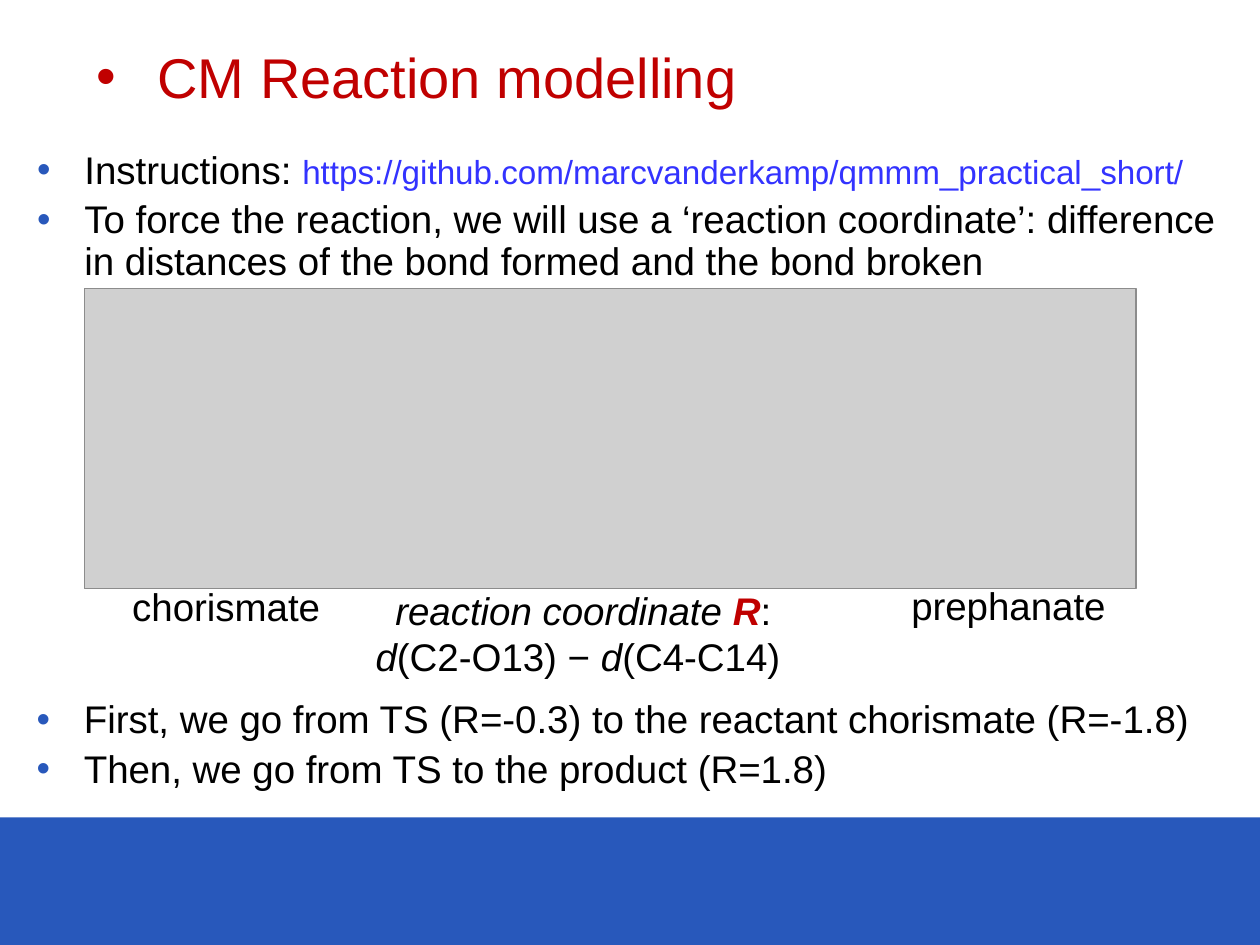
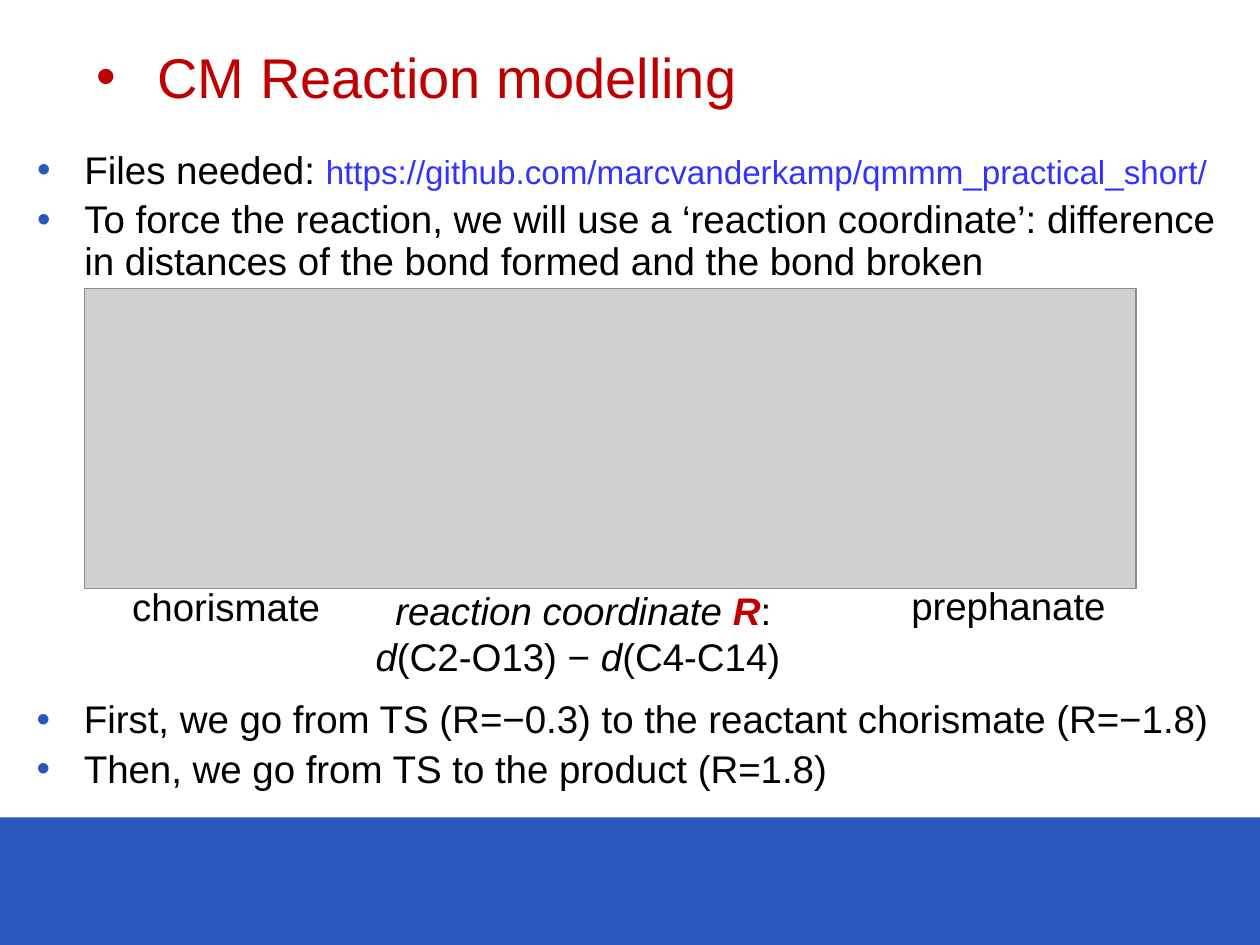
Before and after one commit to marcvanderkamp/qmmm_practical_short, a slide deck: slide 10 of qmmm1.pptx. Drawn at 1260x945 pixels with LibreOffice and Linux fonts; fonts in the diff are those of the drawing; grey boxes stand for pictures; background and template pictures are left out. Boxes give left, top, right and bottom in pixels: in the first picture for what was removed or moved away, otherwise in the second. Text is boxed around its words. In the diff, an @@ line names an element or a change of style, - is before the commit and + after.

```diff
--- a/qmmm1.pptx
+++ b/qmmm1.pptx
@@ text at (84, 156, 1207, 190): text changed @@
-• Instructions: https://github.com/marcvanderkamp/qmmm_practical_short/
+• Files needed: https://github.com/marcvanderkamp/qmmm_practical_short/
@@ text at (84, 705, 1208, 741): text changed @@
-• First, we go from TS (R=-0.3) to the reactant chorismate (R=-1.8)
+• First, we go from TS (R=−0.3) to the reactant chorismate (R=−1.8)
```
Also in this commit, not shown: 2 other slides changed, 1 slide added, 4 other files.
